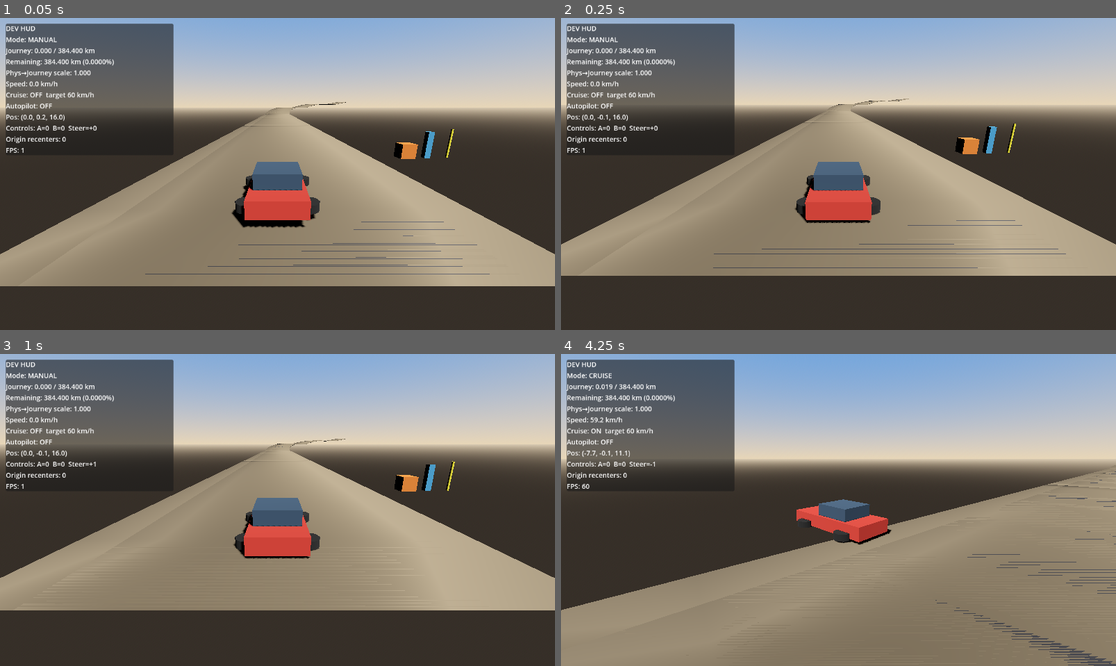
Above: before the commit, frames 1-4 (two rows, left to right).
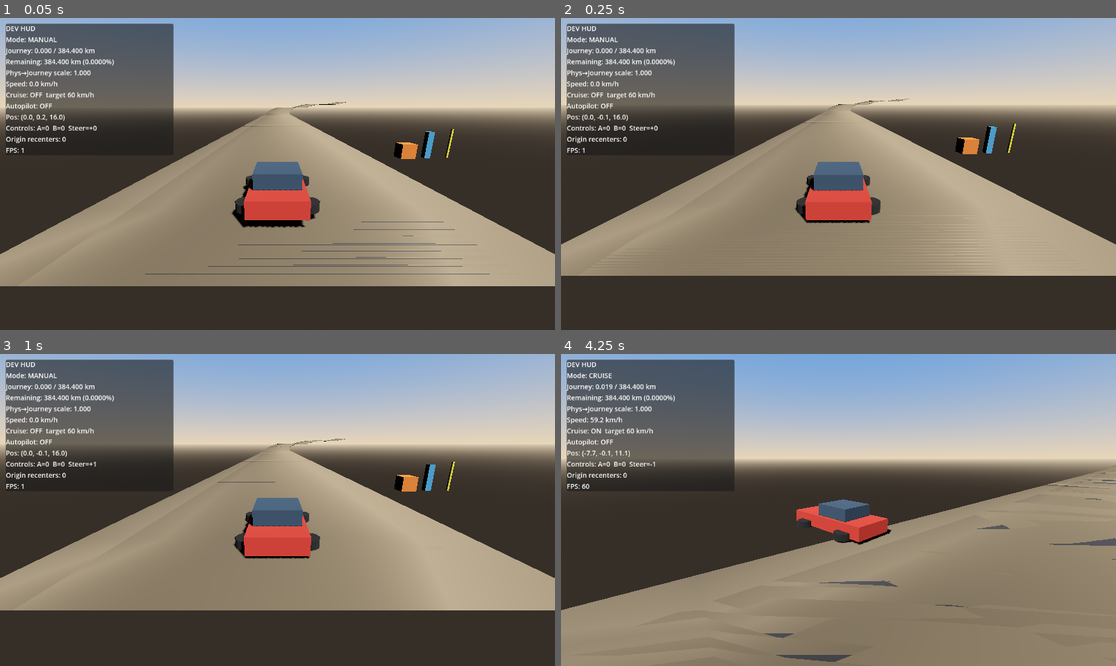
Above: after the commit, the same moments.

Repository: jacquesmoraes/moon-road
Game: Godot game, scene res://scenes/test/DrivingSandbox.tscn
The game is run twice, just before and just after one commit, with the same random seed, the same clock (stepped at 60 frames per second) and the same inputs.
Inputs:
- Up to frame 1 (0.05 s): no input
- Up to frame 2 (0.25 s): no input
- Up to frame 3 (1 s): hold D (vehicle_right) from 0.53 s (still down); tap T (vehicle_autopilot_toggle) at 0.6 s
- Up to frame 4 (4.25 s): release D (vehicle_right) at 1.28 s; hold S (vehicle_brake) 1.28-2.03 s; tap one key every 0.75 s from 1.35 s: C (vehicle_cruise_toggle) V (vehicle_travel_mode_toggle) T (vehicle_autopilot_toggle) C (vehicle_cruise_toggle); hold D (vehicle_right) 2.03-2.78 s; hold W (vehicle_accelerate) 2.78-3.53 s; hold A (vehicle_left) from 3.53 s (still down)

Frame 1 is identical in both runs. In frame 2, 0.5% of the frame differs, in the area x 16-91%, y 25-81%; in frame 3, less than 0.1%; in frame 4, 1.3%, in the area x 0-100%, y 37-100%.

Commit message:
fix: follow road grade on slopes
Project drive velocity along the floor normal so gentle climbs are not
blocked by horizontal motion into pitched collision. Disable
floor_stop_on_slope and increase collider overlap.

Co-authored-by: jacquesbarrosmoraes <jacquesbarrosmoraes@gmail.com>

Diff:
--- a/scenes/vehicles/PlayerVehicle.tscn
+++ b/scenes/vehicles/PlayerVehicle.tscn
@@ -39,7 +39,9 @@
 [node name="PlayerVehicle" type="CharacterBody3D"]
 collision_layer = 2
 collision_mask = 1
-floor_stop_on_slope = true
+floor_stop_on_slope = false
+floor_constant_speed = true
+floor_max_angle = 0.785398
 script = ExtResource("1_script")
 
 [node name="CollisionShape3D" type="CollisionShape3D" parent="."]
--- a/scripts/road/road_segment.gd
+++ b/scripts/road/road_segment.gd
@@ -554,7 +554,8 @@
 		mid += right * lateral_offset
 		# Shift from top-surface sample down to box center along local up.
 		mid -= basis.y * (thickness * 0.5)
-		var seg_len := maxf(pa.distance_to(pb) * 1.08, 0.35)
+		# Generous overlap so CharacterBody rides the grade without hitting box ends.
+		var seg_len := maxf(pa.distance_to(pb) * 1.2, 0.5)
 
 		var shape := BoxShape3D.new()
 		shape.size = Vector3(collider_width, thickness, seg_len)
--- a/scripts/vehicles/player_vehicle.gd
+++ b/scripts/vehicles/player_vehicle.gd
@@ -56,13 +56,21 @@
 	else:
 		forward = Vector3.FORWARD
 
-	velocity.x = forward.x * _speed
-	velocity.z = forward.z * _speed
-
-	if not is_on_floor():
+	if is_on_floor():
+		# Follow gentle road grades instead of pushing horizontally into the slope.
+		var floor_n := get_floor_normal()
+		var along := floor_n.cross(forward.cross(floor_n))
+		if along.length_squared() > 0.0001:
+			along = along.normalized()
+			if along.dot(forward) < 0.0:
+				along = -along
+			velocity = along * _speed
+		else:
+			velocity = Vector3(forward.x, 0.0, forward.z) * _speed
+	else:
+		velocity.x = forward.x * _speed
+		velocity.z = forward.z * _speed
 		velocity.y -= GRAVITY * delta
-	else:
-		velocity.y = 0.0
 
 	move_and_slide()
 
